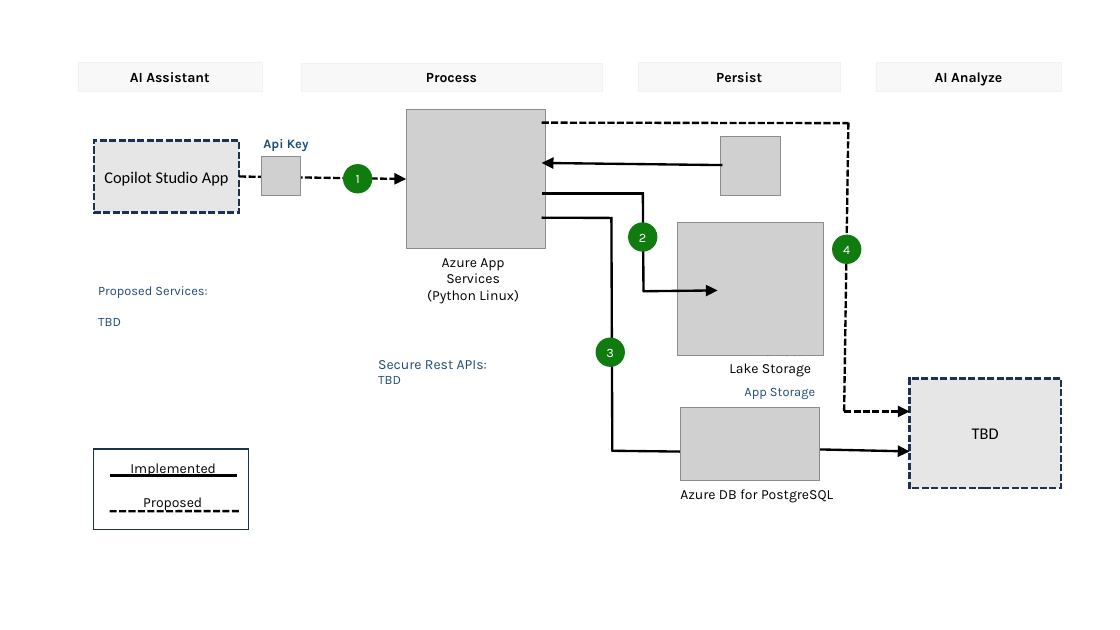
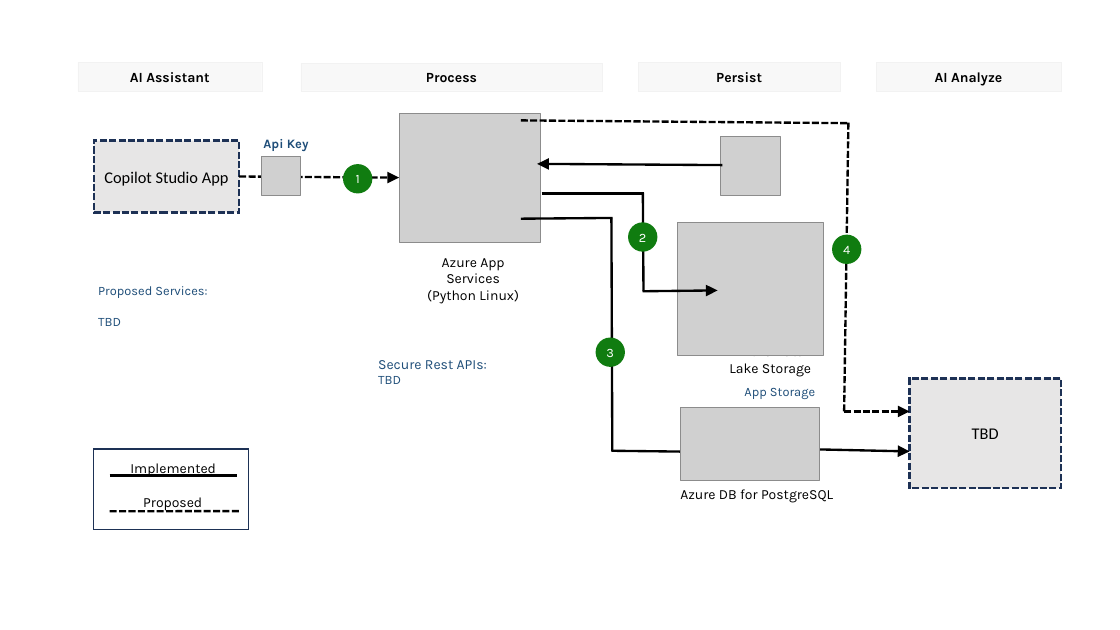
Before and after one commit to gailzmicrosoft/PythonApiApp, a slide deck: slide 1 of Deployment/docs/Secure-Rest-Api-App.pptx. Drawn at 1120x630 pixels with LibreOffice and Linux fonts; fonts in the diff are those of the drawing; grey boxes stand for pictures. Boxes give left, top, right and bottom in pixels: in the first picture for what was removed or moved away, otherwise in the second. Text is boxed around its words. In the diff, an @@ line names an element or a change of style, - is before the commit and + after.

```diff
--- a/Deployment/docs/Secure-Rest-Api-App.pptx
+++ b/Deployment/docs/Secure-Rest-Api-App.pptx
@@ picture: place and size @@
-picture at [407, 109, 546, 248]
+picture at [399, 113, 540, 242]
@@ line moved from (542, 123) - (849, 124) to (521, 120) - (849, 124) @@
@@ arrow moved from (239, 176) - (407, 179) to (239, 176) - (399, 177) @@
@@ arrow moved from (723, 166) - (542, 163) to (723, 166) - (538, 164) @@
@@ line moved from (542, 218) - (613, 218) to (521, 218) - (613, 218) @@
```
Also in this commit, not shown: 3 other files.
